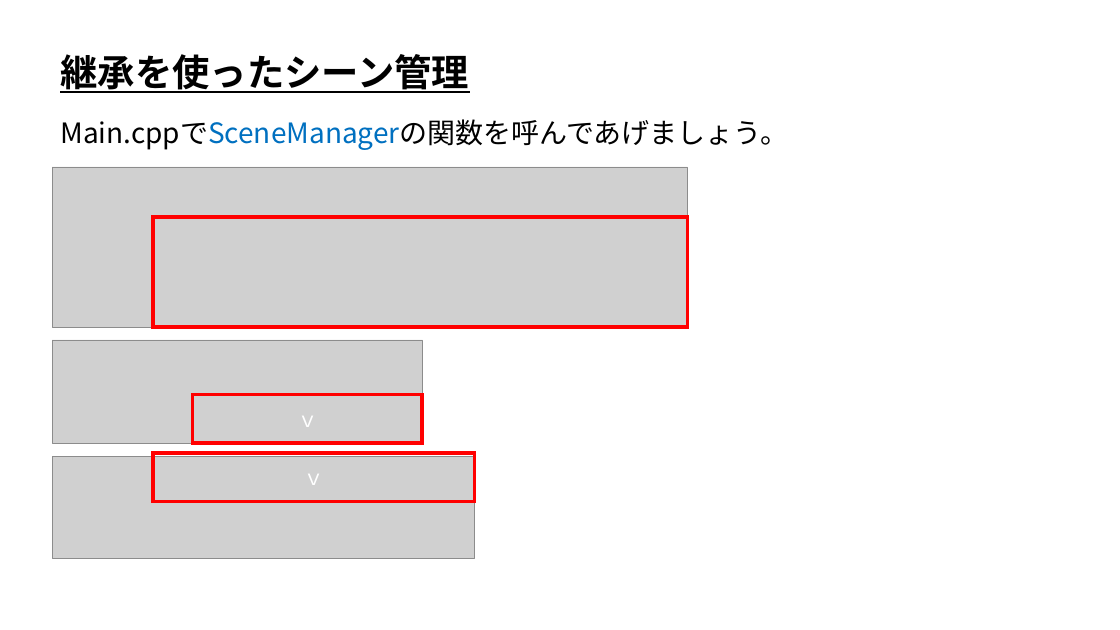
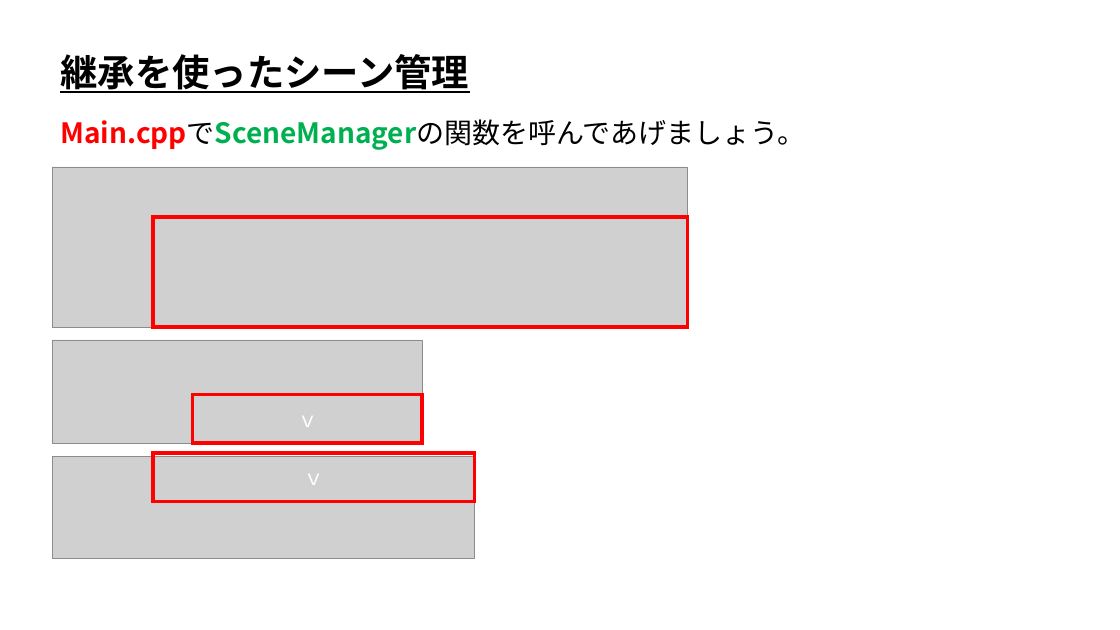
Before and after one commit to ArakiYusuke-Ohara/Textbook, a slide deck: slide 17 of ゲーム科2年/00_前期/ゲーム開発Ⅰ/14_継承を使ったシーン管理.pptx. Drawn at 1120x630 pixels with LibreOffice and Linux fonts; fonts in the diff are those of the drawing; grey boxes stand for pictures. Boxes give left, top, right and bottom in pixels: in the first picture for what was removed or moved away, otherwise in the second. Text is boxed around its words. In the diff, an @@ line names an element or a change of style, - is before the commit and + after.

```diff
--- a/ゲーム科2年/00_前期/ゲーム開発Ⅰ/14_継承を使ったシーン管理.pptx
+++ b/ゲーム科2年/00_前期/ゲーム開発Ⅰ/14_継承を使ったシーン管理.pptx
@@ text "Main.cppでSceneManagerの関数を呼んであげましょう。" at <box>60,119,805,150</box>: text colour #000000 to #FF0000, text colour #0070C0 to #00B050, bold on in "Main.cppでSceneManagerの関数を呼んであげましょう。" @@
```
Also in this commit, not shown: 17 other slides changed, 12 other files.
